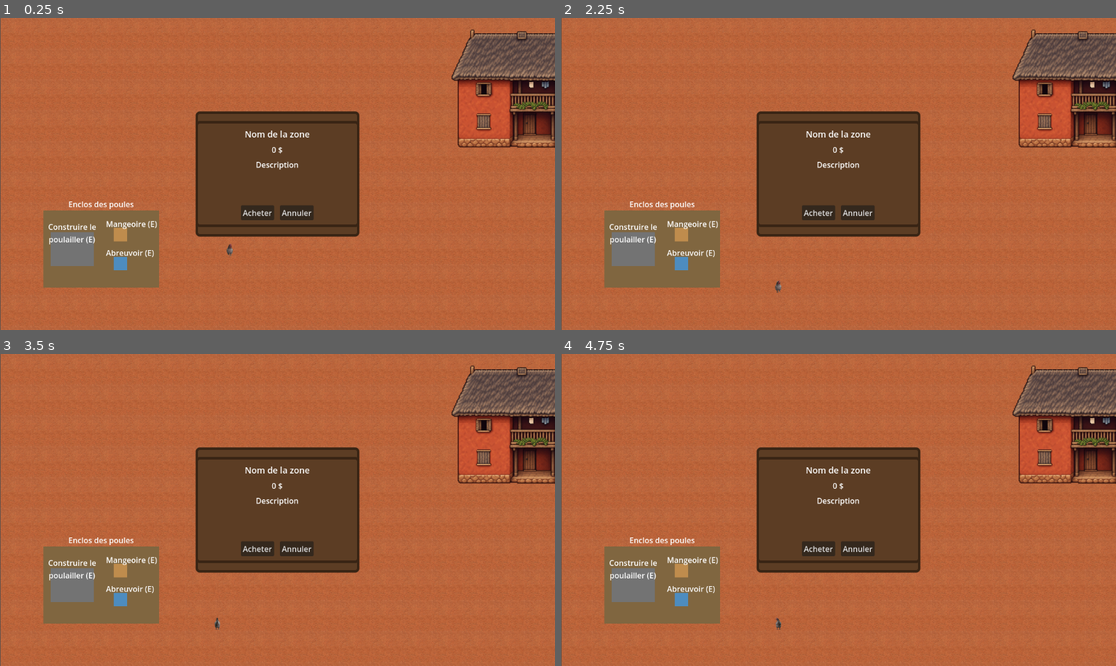
Above: before the commit, frames 1-4 (two rows, left to right).
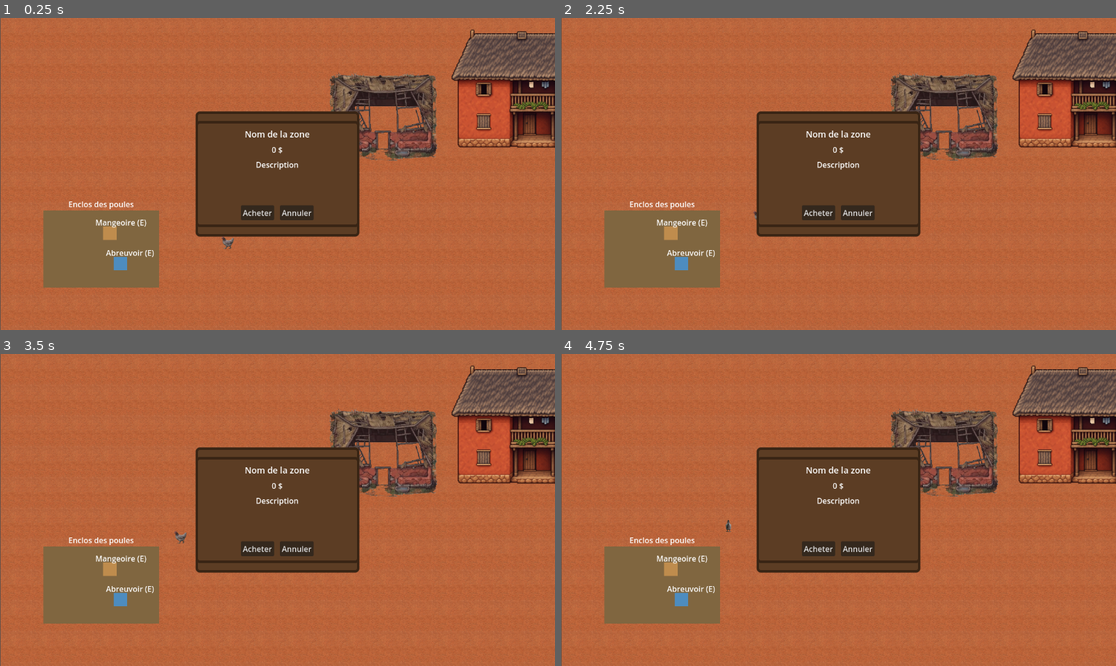
Above: after the commit, the same moments.

Repository: johnatan1999/fiainana-kely
Game: Godot game, scene res://world/areas/exterior/exterior.tscn
Two runs of this game, one before a commit and one after it. Both use one fixed random seed, a clock stepped at 60 frames per second and the inputs below. This scene is started directly instead of the project's main scene.
Inputs (mouse positions are in pixels of both pictures, inside the frame that each line leads up to):
- Up to frame 1 (0.25 s): no input
- Up to frame 2 (2.25 s): click "Annuler" at 0.5 s; click "Acheter" at 1.25 s; tap Enter at 2 s; move the mouse to (960, 158) at 2.02 s; hold D (move_right) from 2.03 s (still down); hold E (interact) from 2.03 s (still down)
- Up to frame 3 (3.5 s): move the mouse to (166, 525) at 2.77 s; release D (move_right) at 2.78 s; release E (interact) at 2.78 s; hold S (move_down) from 2.78 s (still down); tap Tab (cycle_tool) at 2.85 s; tap E (interact) at 3.05 s
- Up to frame 4 (4.75 s): tap Space at 3.5 s; move the mouse to (894, 441) at 3.52 s; release S (move_down) at 3.53 s; hold D (move_right) 3.53-4.28 s; hold E (interact) 3.53-4.28 s; tap Enter at 4.25 s; move the mouse to (810, 572) at 4.27 s; hold W (move_up) from 4.28 s (still down); tap Shift (sprint) at 4.35 s; tap E (interact) at 4.55 s

The runs differ from the first frame. In frame 1, 4.8% of the frame differs, in the area x 8-79%, y 17-80%; in frame 2, 4.8%; in frame 3, 4.8%, in the area x 8-79%, y 17-89%; in frame 4, 4.8%.

Commit message:
dev: refactor

Diff:
--- a/structures/chicken_coop/chicken_coop.gd
+++ b/structures/chicken_coop/chicken_coop.gd
@@ -1,14 +1,13 @@
 class_name Coop
-extends Area2D
+extends Node2D
 
 ## Two-phase building: first interaction constructs it, every interaction
 ## after that places one purchased-but-unplaced chicken. All the actual
 ## rules live in AnimalManager/FarmSimulation - this just forwards "the
 ## player pressed interact here" and reflects the result visually.
 
-@onready var visual: ColorRect = $Visual
 @onready var label: Label = $Label
-
+@onready var interaction = $Area2D
 var _player_inside := false
 var _player: PlayerController
 var _animal_manager: AnimalManager
@@ -17,14 +16,13 @@
 	_player = player
 	_animal_manager = animal_manager
 	_player.interact_requested.connect(_on_interact_requested)
-	body_entered.connect(_on_body_entered)
-	body_exited.connect(_on_body_exited)
+	interaction.body_entered.connect(_on_body_entered)
+	interaction.body_exited.connect(_on_body_exited)
 	refresh_visual()
 
 func refresh_visual() -> void:
 	var built: bool = _animal_manager.simulation.state.has_coop
 	label.text = "Poulailler (E: placer une poule)" if built else "Construire le poulailler (E)"
-	visual.color = Color(0.55, 0.4, 0.25) if built else Color(0.45, 0.45, 0.45)
 
 func _on_body_entered(body: Node) -> void:
 	if body == _player:
--- a/structures/chicken_coop/chicken_coop.tscn
+++ b/structures/chicken_coop/chicken_coop.tscn
@@ -1,29 +1,44 @@
-[gd_scene load_steps=3 format=3 uid="uid://41pmy102xlbk"]
+[gd_scene load_steps=6 format=3 uid="uid://41pmy102xlbk"]
 
 [ext_resource type="Script" path="res://structures/chicken_coop/chicken_coop.gd" id="1_k5eme"]
+[ext_resource type="Texture2D" uid="uid://kkk5vjbjryep" path="res://assets/tileset/exterior.png" id="2_881k2"]
 
-[sub_resource type="RectangleShape2D" id="RectangleShape2D_coop"]
-size = Vector2(90, 70)
+[sub_resource type="AtlasTexture" id="AtlasTexture_jrj01"]
+atlas = ExtResource("2_881k2")
+region = Rect2(0, 448, 224, 128)
 
-[node name="Coop" type="Area2D"]
+[sub_resource type="AtlasTexture" id="AtlasTexture_itm2b"]
+atlas = ExtResource("2_881k2")
+region = Rect2(0, 384, 224, 64)
+
+[sub_resource type="RectangleShape2D" id="RectangleShape2D_j6mld"]
+
+[node name="ChickenCoop" type="Node2D"]
+y_sort_enabled = true
 script = ExtResource("1_k5eme")
 
-[node name="Visual" type="ColorRect" parent="."]
-offset_left = -45.0
-offset_top = -35.0
-offset_right = 45.0
-offset_bottom = 35.0
-mouse_filter = 2
-color = Color(0.45, 0.45, 0.45, 1)
+[node name="Label" type="Label" parent="."]
+offset_right = 40.0
+offset_bottom = 23.0
 
-[node name="Label" type="Label" parent="."]
-offset_left = -70.0
-offset_top = -58.0
-offset_right = 70.0
-offset_bottom = -35.0
-text = "Construire le poulailler (E)"
-horizontal_alignment = 1
-autowrap_mode = 2
+[node name="WallSprite" type="Sprite2D" parent="."]
+texture = SubResource("AtlasTexture_jrj01")
+centered = false
+offset = Vector2(0, -109)
 
-[node name="CollisionShape2D" type="CollisionShape2D" parent="."]
-shape = SubResource("RectangleShape2D_coop")
+[node name="RoofSprite" type="Sprite2D" parent="."]
+texture = SubResource("AtlasTexture_itm2b")
+centered = false
+offset = Vector2(0, -172)
+
+[node name="Area2D" type="Area2D" parent="."]
+visible = false
+
+[node name="CollisionShape2D" type="CollisionShape2D" parent="Area2D"]
+shape = SubResource("RectangleShape2D_j6mld")
+
+[node name="StaticBody2D" type="StaticBody2D" parent="."]
+
+[node name="CollisionPolygon2D" type="CollisionPolygon2D" parent="StaticBody2D"]
+position = Vector2(18, -29)
+polygon = PackedVector2Array(16, 21, 78, 22, 78, -12, 107, -12, 106, 22, 119, 24, 120, 31, 149, 31, 149, 23, 196, 24, 195, -74, -11, -73, -11, 21)
--- a/systems/animal/animal_manager.gd
+++ b/systems/animal/animal_manager.gd
@@ -48,7 +48,6 @@
 	_feeding_bowl = farm_area.get_node("FeedingBowl")
 	_water_bowl = farm_area.get_node("WaterBowl")
 	_animal_container = farm_area.get_node("AnimalContainer")
-
 	_coop.setup(player, self)
 	_feeding_bowl.setup(player)
 	_water_bowl.setup(player)
--- a/world/areas/exterior/exterior.tscn
+++ b/world/areas/exterior/exterior.tscn
@@ -4,7 +4,7 @@
 [ext_resource type="TileSet" uid="uid://bwea2h1tef6ov" path="res://assets/tileset/farm_tileset.tres" id="2_ddqnp"]
 [ext_resource type="Script" path="res://environment/ground/ground_layer.gd" id="3_3w4ac"]
 [ext_resource type="PackedScene" uid="uid://dd2hvqpppgxdw" path="res://structures/farm/farm/farm_view.tscn" id="4_scfa4"]
-[ext_resource type="PackedScene" uid="uid://bhnm7ccttiisy" path="res://structures/houses/house.tscn" id="5_3tnu0"]
+[ext_resource type="PackedScene" uid="uid://bhnm7ccttiisy" path="res://structures/houses/House.tscn" id="5_3tnu0"]
 [ext_resource type="PackedScene" uid="uid://41pmy102xlbk" path="res://structures/chicken_coop/chicken_coop.tscn" id="6_uygh2"]
 [ext_resource type="PackedScene" uid="uid://byhktvnatk5mw" path="res://structures/chicken_coop/feeding_bowl.tscn" id="7_6h452"]
 [ext_resource type="PackedScene" path="res://structures/chicken_coop/water_bowl.tscn" id="8_1bsv2"]
@@ -43,6 +43,7 @@
 position = Vector2(721, 329)
 
 [node name="FarmView" parent="." instance=ExtResource("4_scfa4")]
+visible = false
 position = Vector2(600, 350)
 
 [node name="Wall" type="Node" parent="."]
@@ -90,18 +91,18 @@
 mouse_filter = 2
 color = Color(0.5, 0.4, 0.25, 1)
 
-[node name="Coop" parent="." instance=ExtResource("6_uygh2")]
-position = Vector2(150, 480)
+[node name="ChickenCoop" parent="." instance=ExtResource("6_uygh2")]
+position = Vector2(684, 278)
 
 [node name="FeedingBowl" parent="." instance=ExtResource("7_6h452")]
-position = Vector2(250, 450)
+position = Vector2(228, 447)
 
 [node name="WaterBowl" parent="." instance=ExtResource("8_1bsv2")]
 position = Vector2(250, 510)
 
 [node name="AnimalContainer" type="Node2D" parent="."]
 
-[node name="Hen1" parent="." instance=ExtResource("9_t0wmp")]
+[node name="Hen" parent="." instance=ExtResource("9_t0wmp")]
 position = Vector2(480, 470)
 start_wild = true
 
@@ -181,7 +182,7 @@
 zone_id = "zone_east"
 
 [node name="FarmZoneSign_zone_south" parent="." instance=ExtResource("12_fa6yn")]
-position = Vector2(650, 1320)
+position = Vector2(642, 1319)
 zone_id = "zone_south"
 
 [node name="Shop" parent="." instance=ExtResource("13_hlyop")]
Binary file changed: assets/tileset/exterior.png
